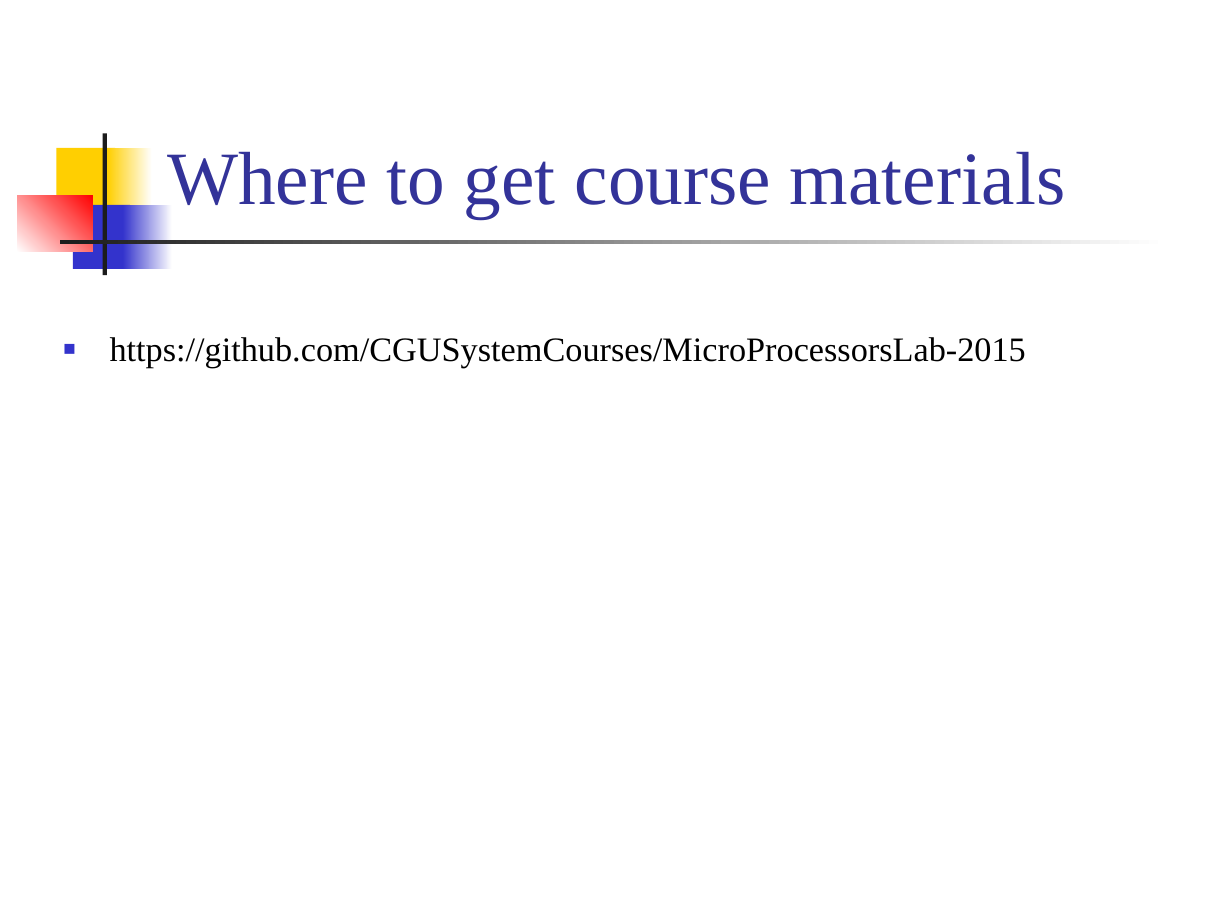
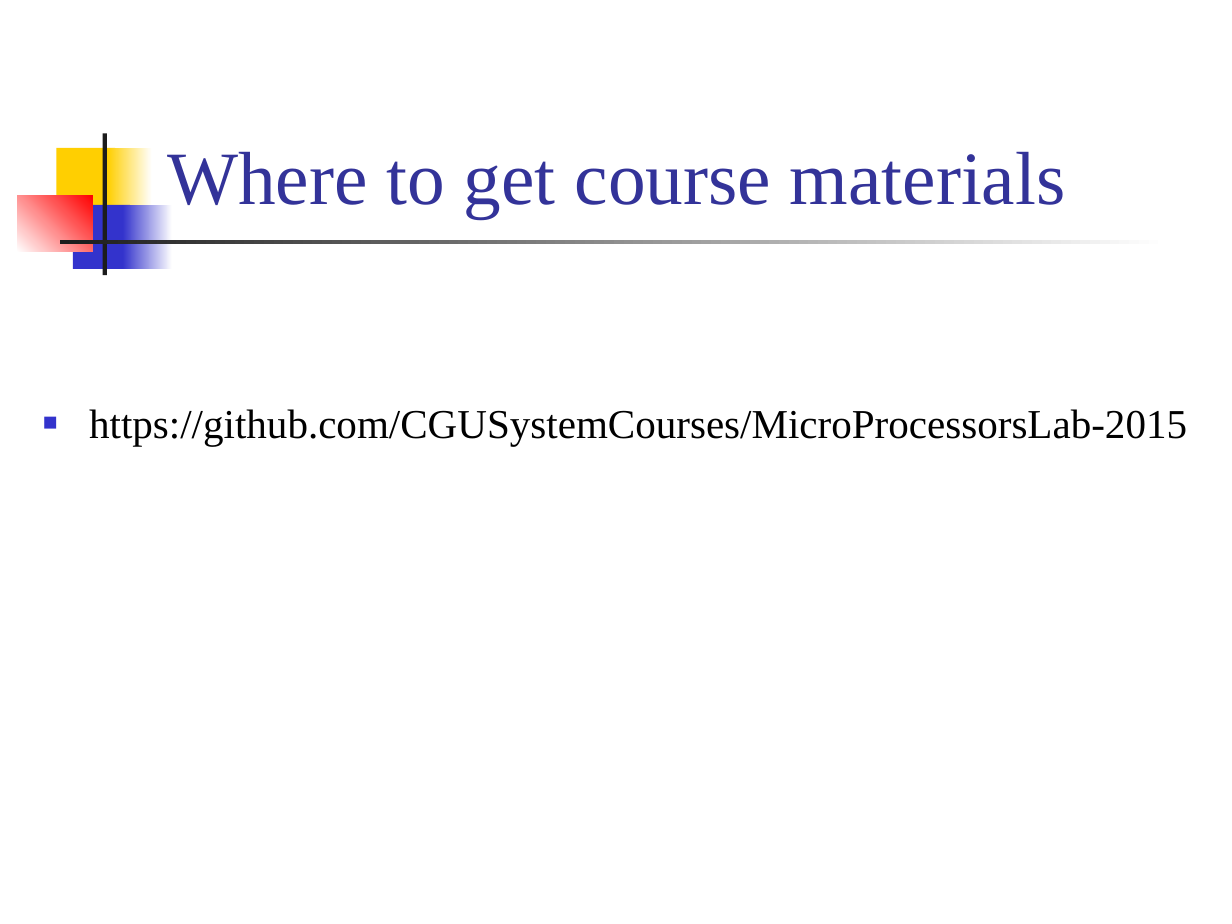
Before and after one commit to CGUSystemCourses/MicroProcessorsLab-2015, a slide deck: slide 6 of Labs/Lab00-course_intro/lab00-course_info.ppt. Drawn at 1232x924 pixels with LibreOffice and Linux fonts; fonts in the diff are those of the drawing. Boxes give left, top, right and bottom in pixels: in the first picture for what was removed or moved away, otherwise in the second. Text is boxed around its words. In the diff, an @@ line names an element or a change of style, - is before the commit and + after.

Commit message:
Course Introduction Finalized

```diff
--- a/Labs/Lab00-course_intro/lab00-course_info.ppt
+++ b/Labs/Lab00-course_intro/lab00-course_info.ppt
@@ text "https://github.com/CGUSystemCourses/MicroProcessorsLab-2015": place and size @@
-text "https://github.com/CGUSystemCourses/MicroProcessorsLab-2015" at [110,337,1026,368]
+text "https://github.com/CGUSystemCourses/MicroProcessorsLab-2015" at [89,409,1187,445]
@@ text "https://github.com/CGUSystemCourses/MicroProcessorsLab-2015" at [89,409,1187,445]: size 20 to 24 pt; more space between paragraphs @@
```
Also in this commit, not shown: 1 other slide changed, 1 other file.
